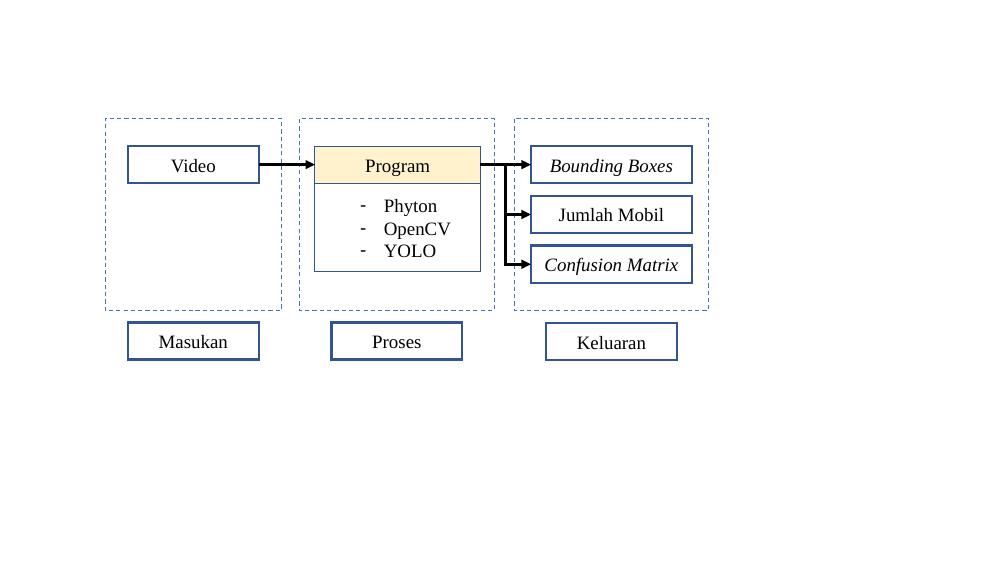
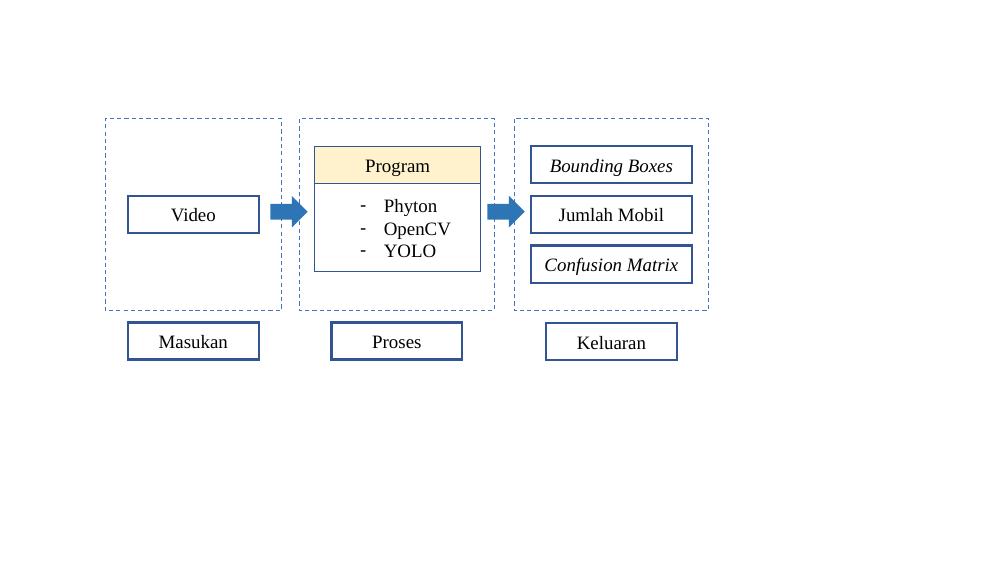
Before and after one commit to ivanpnn/TugasAkhir, a slide deck: slide 1 of blokdiagram.pptx. Drawn at 1008x567 pixels with LibreOffice and Linux fonts; fonts in the diff are those of the drawing. Boxes give left, top, right and bottom in pixels: in the first picture for what was removed or moved away, otherwise in the second. Text is boxed around its words. In the diff, an @@ line names an element or a change of style, - is before the commit and + after.

```diff
--- a/blokdiagram.pptx
+++ b/blokdiagram.pptx
@@ arrow removed from (259, 165) to (315, 165) @@
@@ arrow removed from (481, 165) to (531, 165) @@
@@ elbow arrow removed from (481, 165) to (531, 265) @@
@@ elbow arrow removed from (481, 165) to (531, 215) @@
@@ rectangle "Video": place and size @@
-rectangle "Video" at bbox=[128, 146, 259, 183]
+rectangle "Video" at bbox=[128, 196, 259, 233]
@@ right arrow added at bbox=[271, 196, 308, 228], fill #2E75B6 @@
@@ right arrow added at bbox=[488, 196, 525, 228], fill #2E75B6 @@
```
Also in this commit, not shown: 1 slide added, 6 other files.
